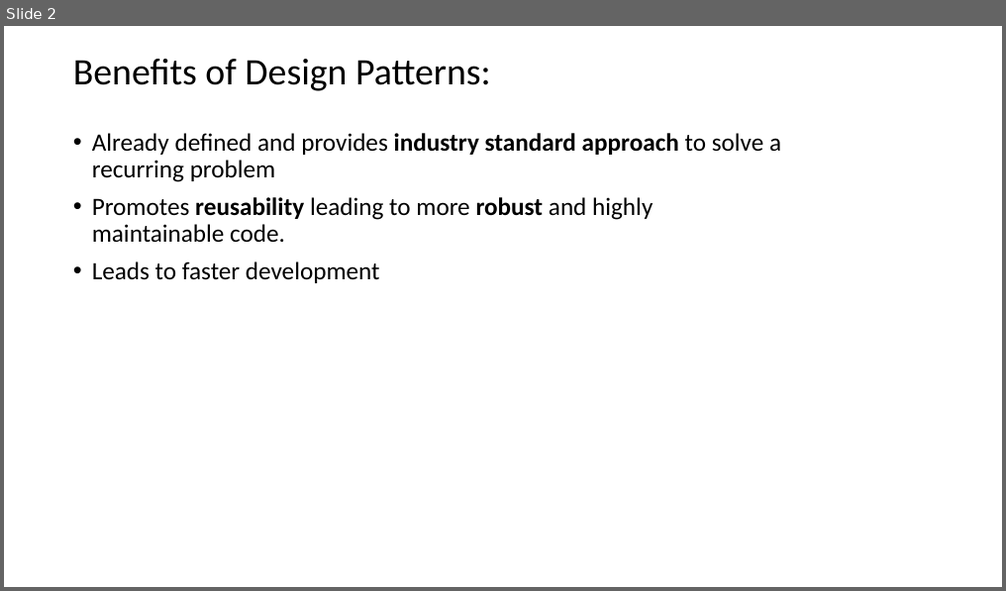
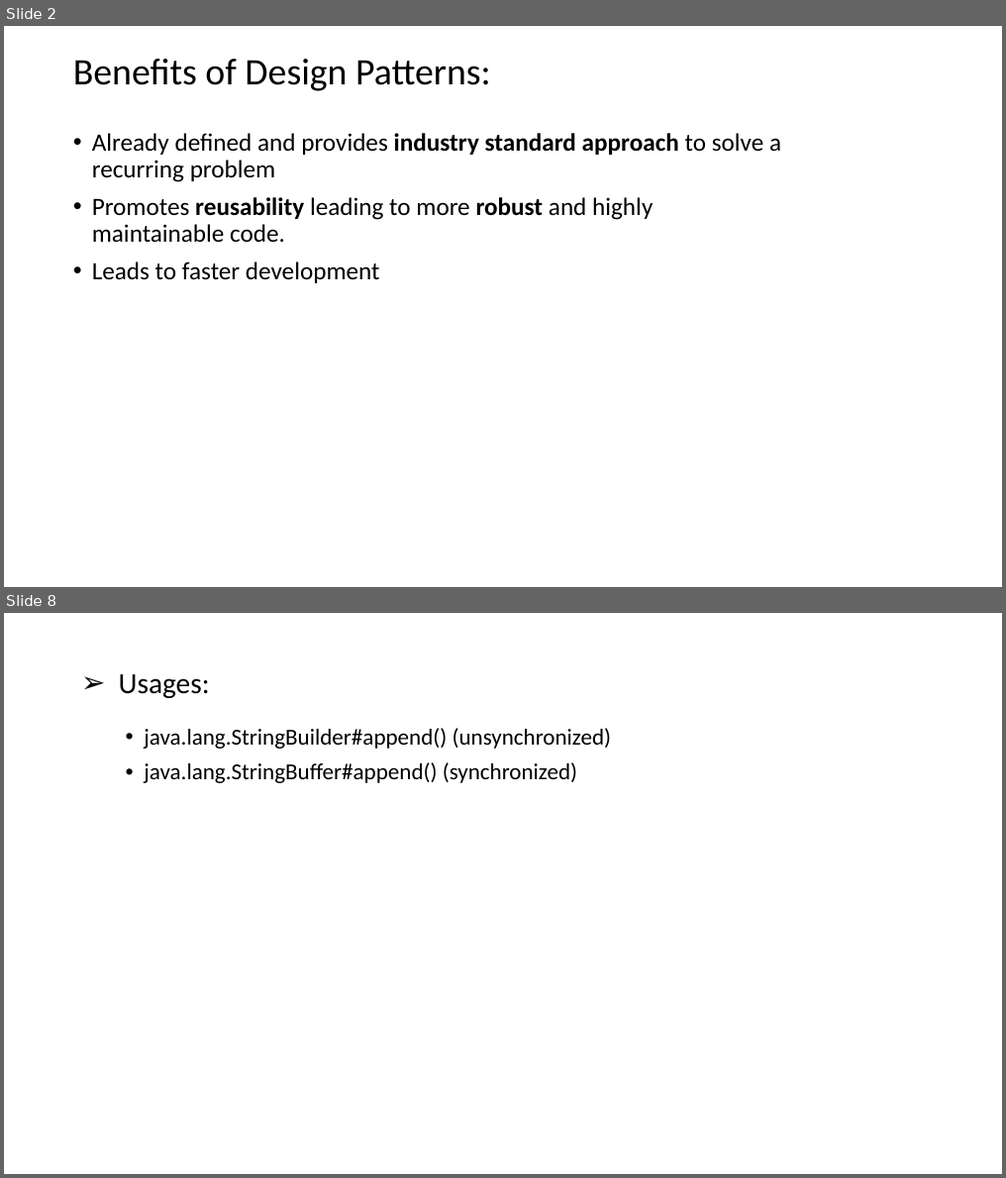
Before and after one commit to amanjain201/JavaDesignPattern, a slide deck: DesignPatterns.pptx. Shown one above the other, each under a label of ours: slide 2 before the commit, slides 2 and 8 after it; the slides between them are not shown. The pictures are 1006x591 and 1006x1178 pixels, drawn with LibreOffice and Linux fonts; fonts in the diff are those of the drawing. Boxes give left, top, right and bottom in pixels: in the first picture for what was removed or moved away, otherwise in the second. Text is boxed around its words. In the diff, an @@ line names an element or a change of style, - is before the commit and + after.

```diff
--- a/DesignPatterns.pptx
+++ b/DesignPatterns.pptx
@@ slide 8 added at (4, 613, 1002, 1174), background #FFFFFF @@
@@ text added at (119, 674, 210, 698), 28 pt, text #000000 @@
+➢ Usages:
@@ text added at (144, 728, 612, 783), 22 pt, text #000000 @@
+• java.lang.StringBuilder#append() (unsynchronized)
+• java.lang.StringBuffer#append() (synchronized)
```
Also in this commit, not shown: 2 slides changed, 10 other slides added, 1 slide removed, 2 other files.
